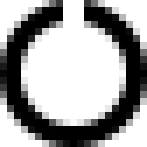
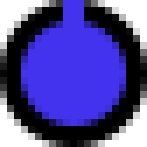
Layers edited between the first and the second 147x147 image:
painted on "Rectangle 1" over [63, 0, 84, 28]
painted on "Ellipse 1" over [21, 21, 126, 126]
